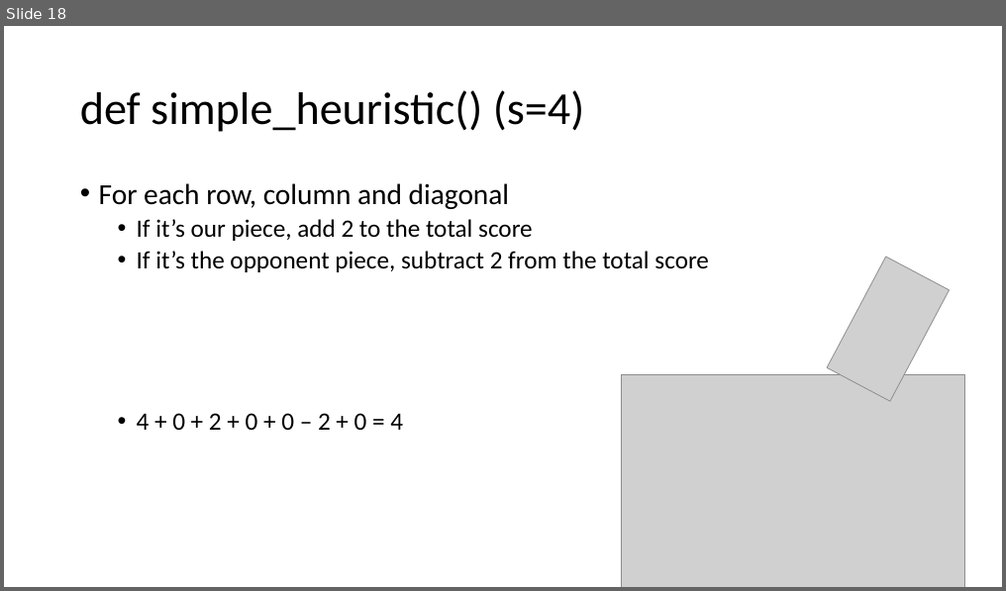
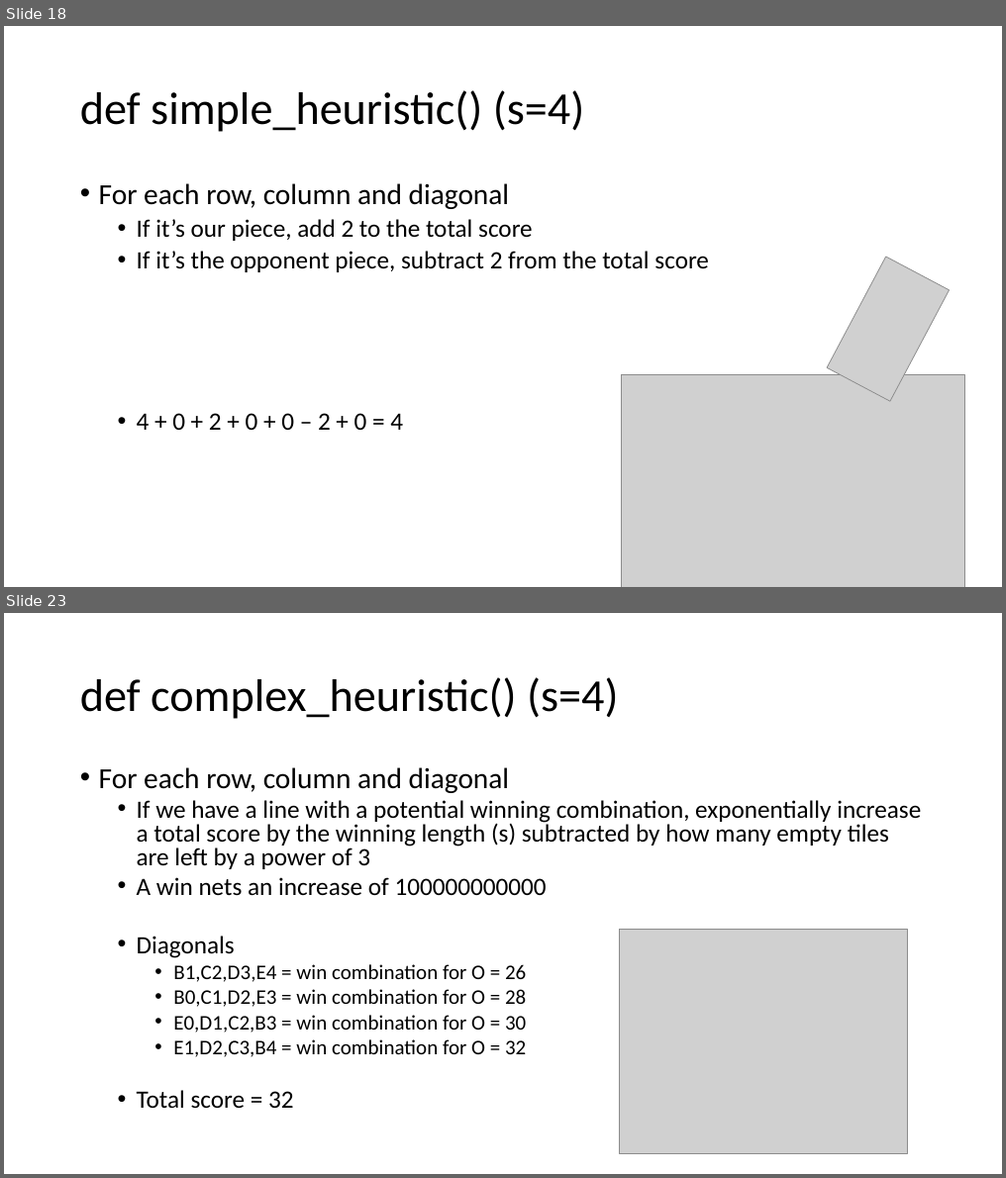
Before and after one commit to jaredcohen1998/comp472-miniproject2, a slide deck: powerpoint.pptx. Shown one above the other, each under a label of ours: slide 18 before the commit, slides 18 and 23 after it; the slides between them are not shown. The pictures are 1006x591 and 1006x1178 pixels, drawn with LibreOffice and Linux fonts; fonts in the diff are those of the drawing; grey boxes stand for pictures. Boxes give left, top, right and bottom in pixels: in the first picture for what was removed or moved away, otherwise in the second. Text is boxed around its words. In the diff, an @@ line names an element or a change of style, - is before the commit and + after.

```diff
--- a/powerpoint.pptx
+++ b/powerpoint.pptx
@@ slide 23 added at box(4, 613, 1002, 1174), background #FFFFFF @@
@@ title added at box(80, 677, 618, 719), 44 pt, text #000000 @@
+def complex_heuristic() (s=4)
@@ text added at box(99, 767, 921, 1109), 24 pt, text #000000 @@
+• For each row, column and diagonal
+  • If we have a line with a potential winning combination, exponentially increase a total score by the winning length (s) subtracted by how many empty tiles are left by a power of 3
+  • A win nets an increase of 100000000000
+  • Diagonals
+    • B1,C2,D3,E4 = win combination for O = 26
+    • B0,C1,D2,E3 = win combination for O = 28
+    • E0,D1,C2,B3 = win combination for O = 30
+    • E1,D2,C3,B4 = win combination for O = 32
+  • Total score = 32
@@ picture added at box(620, 929, 908, 1154) @@
```
Also in this commit, not shown: 3 slides changed, 1 other slide added.
